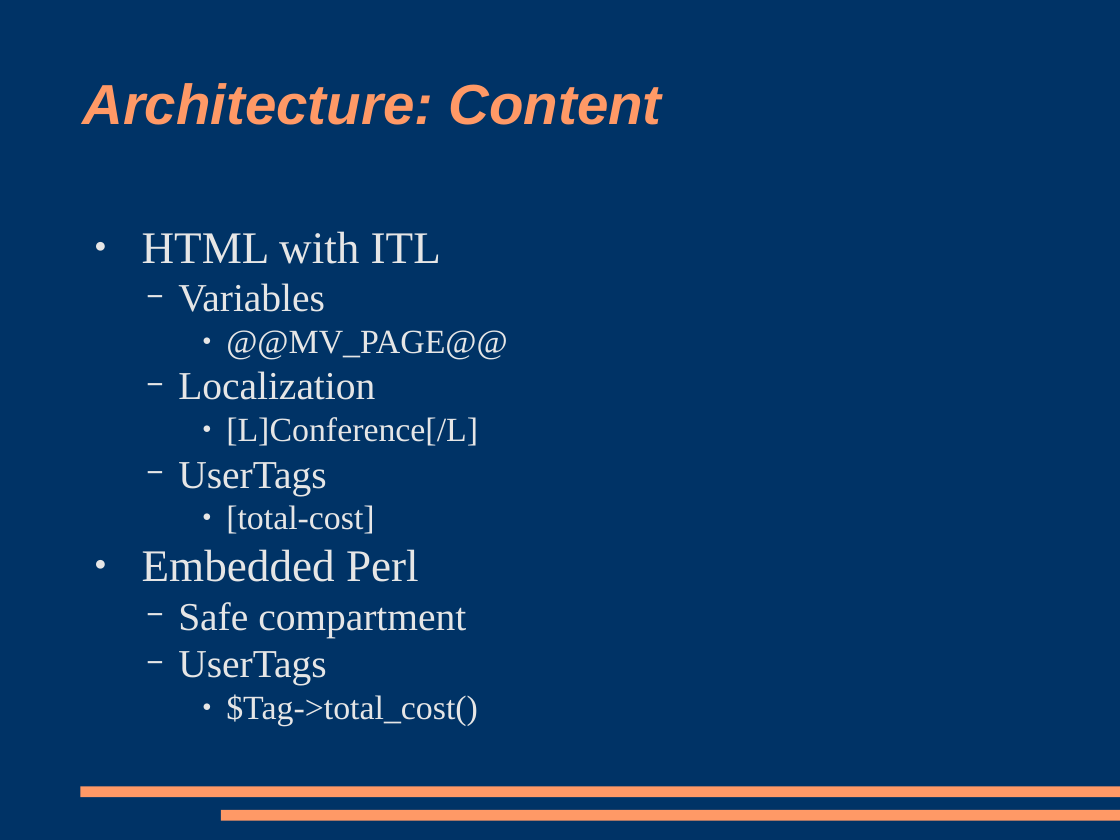
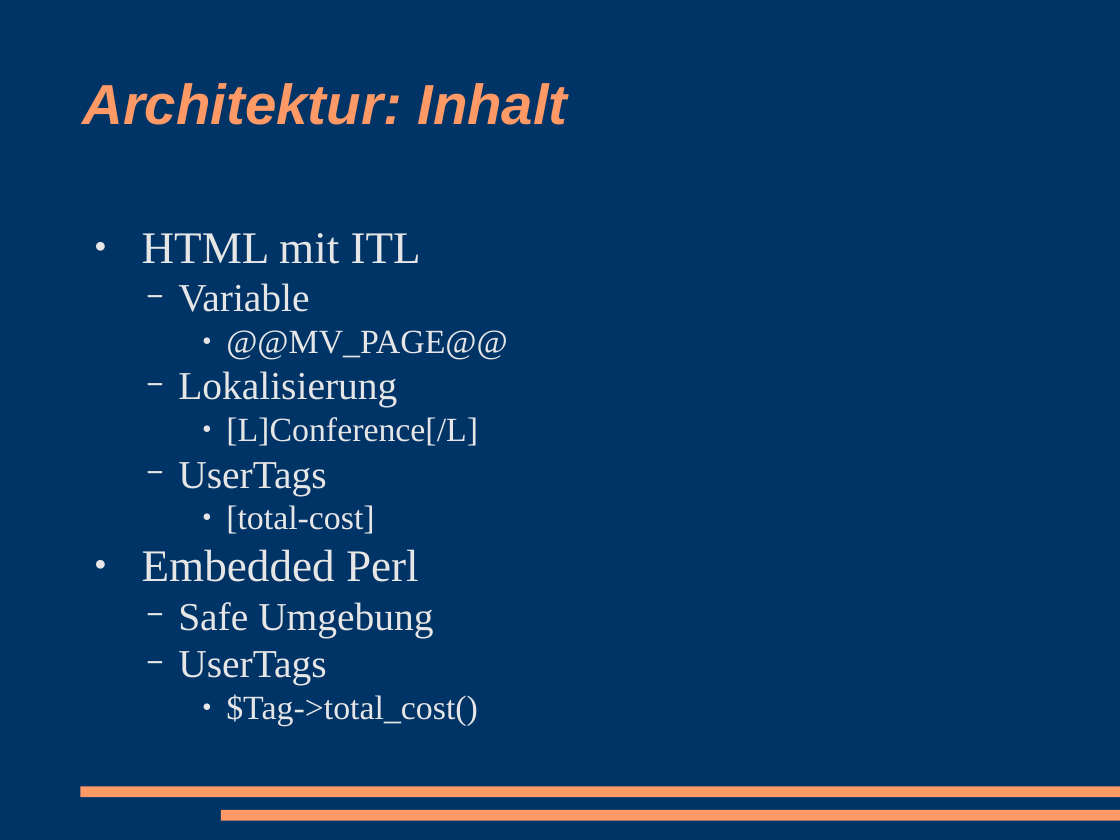
Before and after one commit to racke/Presentations, a slide deck: slide 13 of cebit2009/interchange.odp (slide 7 before the commit). Drawn at 1120x840 pixels with LibreOffice and Linux fonts; fonts in the diff are those of the drawing. Boxes give left, top, right and bottom in pixels: in the first picture for what was removed or moved away, otherwise in the second. Text is boxed around its words. In the diff, an @@ line names an element or a change of style, - is before the commit and + after.

```diff
--- a/cebit2009/interchange.odp
+++ b/cebit2009/interchange.odp
@@ title at (82, 83, 567, 125): text changed @@
-Architecture: Content
+Architektur: Inhalt
@@ text at (142, 233, 421, 312): text changed @@
-● HTML with ITL
-  − Variables
+● HTML mit ITL
+  − Variable
@@ text at (178, 371, 397, 408): text changed @@
-  − Localization
+  − Lokalisierung
@@ text at (178, 602, 433, 638): text changed @@
-  − Safe compartment
+  − Safe Umgebung
```
Also in this commit, not shown: 12 other slides changed, 12 slides added, 8 slides removed, 6 other files.
